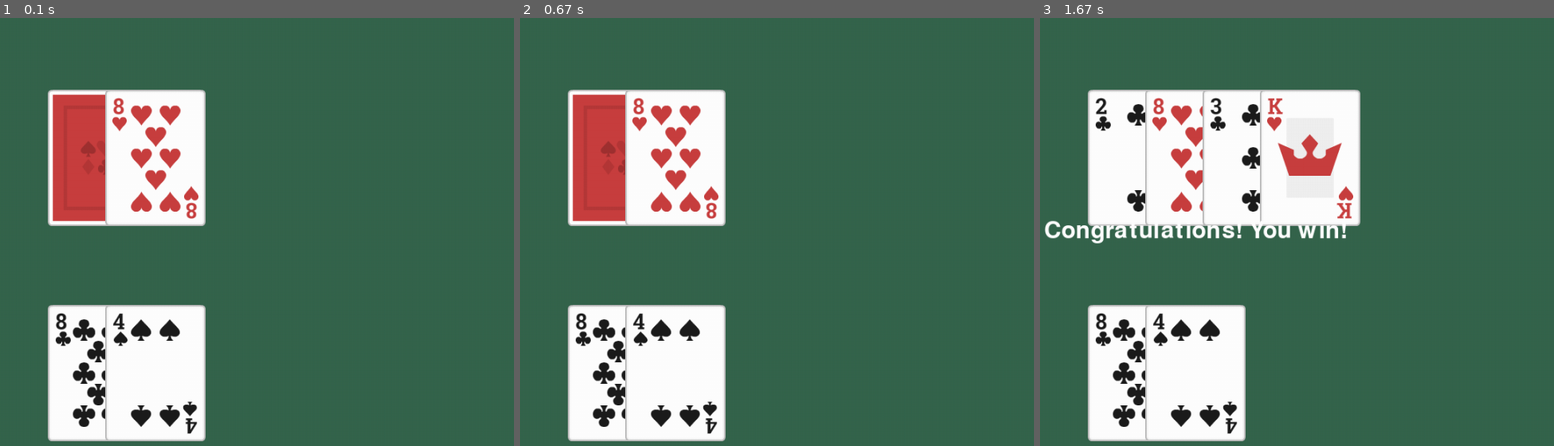
Above: before the commit, frames 1-3 (left to right).
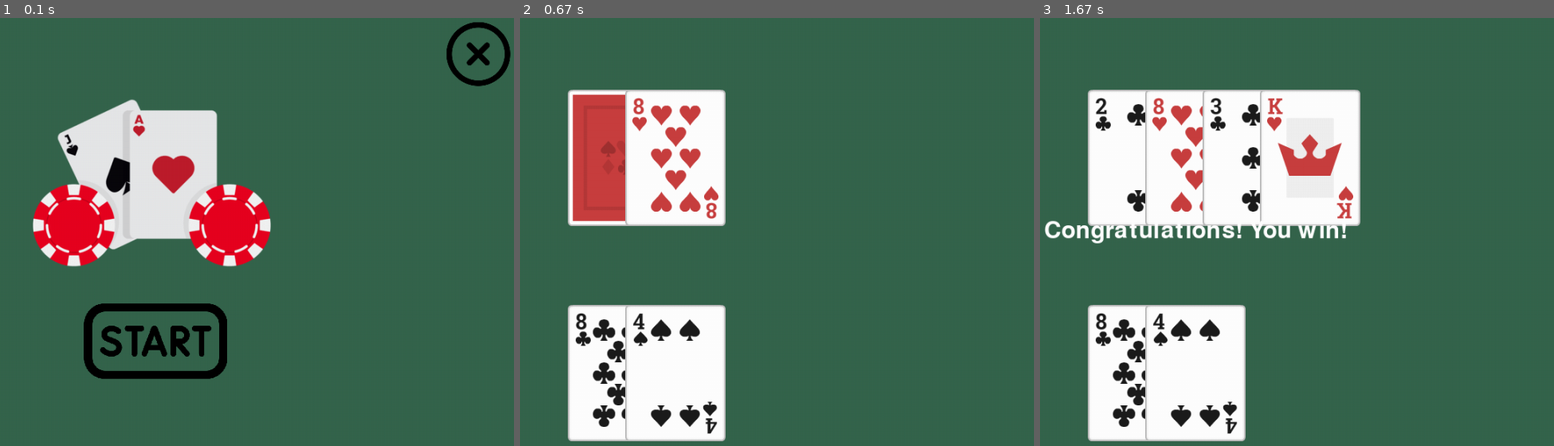
Above: after the commit, the same moments.

Repository: gracestalker/pygame_2_cards
Game: pygame game, started from game.py
Two runs of this game, one before a commit and one after it. Both use one fixed random seed, a clock stepped at 60 frames per second and the inputs below.
Inputs (mouse positions are in pixels of both pictures, inside the frame that each line leads up to):
- Up to frame 1 (0.1 s): no input
- Up to frame 2 (0.67 s): press the mouse at (674, 339) at 0.37 s; move the mouse to (561, 334) at 0.47 s; release the mouse at (outside the picture) at 0.6 s
- Up to frame 3 (1.67 s): tap S at 0.67 s

The runs differ from the first frame. In frame 1, 24% of the frame differs, in the area x 6-100%, y 0-99%; in frame 2, nothing differs; in frame 3, nothing differs.

Commit message:
cleaning up my game

Diff:
--- a/blackjack.py
+++ /dev/null
@@ -1,149 +0,0 @@
-import pygame
-import random
-import os
-import helpers
-
-# Initialize variables of game
-width = 1000
-height = 600
-table_color = (53, 101, 77)
-card_back = pygame.image.load('assets/kenney_boardgame-pack/PNG/Cards/cardBack_red5.png')
-title_color = (0, 0, 255)
-
-
-# create a dictionary for the images to be loaded into the game
-card_images = {}
-suits = ['clubs', 'diamonds', 'hearts', 'spades']
-values = ['2', '3', '4', '5', '6', '7', '8', '9', '10', 'A', 'J', 'Q', 'K']
-
-# loop for images instead of creating each individual card variable
-for suit in suits:
-    for value in values:
-        image_path = os.path.join('assets', 'kenney_boardgame-pack', 'PNG', 'Cards', f"card{suit.title()}{value}.png")
-        if os.path.exists(image_path):
-            card_images[(value, suit.title())] = pygame.image.load(image_path)
-        # this debugs the game so it doesn't crash
-        else:
-            print(f"Missing image: {image_path}")
-
-# define card values to determine score during game
-card_values = {'2': 2, '3': 3, '4': 4, '5': 5, '6': 6, '7': 7, '8': 8, '9': 9, '10': 10, 'A': 11, 'J': 10, 'Q': 10, 'K': 10}
-
-
-
-### functions for game ###
-
-# creates and shuffles the deck for the game using list comprehension. ex: ('2', 'Clubs'), ('2', 'Hearts')...
-def create_deck():
-    deck = [(value, suit.title()) for value in values for suit in suits]
-    random.shuffle(deck)
-    return deck
-
-def score(player_total, dealer_total):
-
-    pygame.font.init()
-
-    # Initializes score and bet
-    score = 0
-    bet = 0
-
-    # Load chip images
-    red = pygame.image.load('assets/kenney_boardgame-pack/PNG/Chips/chipRedWhite.png')
-    green = pygame.image.load('assets/kenney_boardgame-pack/PNG/Chips/chipGreenWhite.png')
-    blue = pygame.image.load('assets/kenney_boardgame-pack/PNG/Chips/chipBlueWhite.png')
-    chips = {'red': 10, 'green': 50, 'blue': 100}
-
-    # Simulating a bet selection (update logic as per your game)
-    selected_chip = 'red'  # Example selection
-    bet = chips[selected_chip]
-
-    # Calculate the score based on the result
-    if player_total > dealer_total:
-        score += bet
-    elif player_total < dealer_total:
-        score -= bet
-    # No change to the score if player_total == dealer_total
-
-    # Render score text for display
-    font = pygame.font.Font(None, 36)  # Font size 36
-    score_text = font.render(f'Score: {score}', True, (255, 255, 255))
-
-    return score, score_text
-
-
-
-
-# game loop to help shorten code
-def main():
-    pygame.init()
-    pygame.font.init()
-    screen = pygame.display.set_mode((width, height))
-    # caption means game title at the top of the screen
-    pygame.display.set_caption("Blackjack")
-
-    # initializing background
-    background = helpers.build_background(width, height, table_color)
-
-    # setting up the game/creating a new deck and removing the cards so there are not duplicates to the game
-    deck = create_deck()
-    player_hand = [deck.pop(), deck.pop()]
-    dealer_hand = [deck.pop(), deck.pop()]
-    # if it is still the players turn, it will not be the dealer's turn to draw cards yet
-    player_turn = True
-    game_over = False
-
-    # main game loop
-    running = True
-    while running:
-        # starting the background from the top of the screen
-        screen.blit(background, (0, 0))
-
-        # deal hands to player and dealer in their spots
-        helpers.display_hand(screen, dealer_hand, 100, 100, card_images, card_back, hidden=player_turn)
-        helpers.display_hand(screen, player_hand, 100, 400, card_images, card_back)
-
-        # after the game ends, show the results of the game
-        if game_over:
-            player_total = helpers.calculate_hand(player_hand, card_values)
-            dealer_total = helpers.calculate_hand(dealer_hand, card_values)
-            result = ""
-            if player_total > 21:
-                result = "Bust! Dealer wins."
-            elif dealer_total > 21 or player_total > dealer_total:
-                result = "Congratulations! You win!"
-            elif player_total < dealer_total:
-                result = "You lost! Dealer wins."
-            else:
-                result = "It's a tie!"
-
-            helpers.result_screen(result, screen, width, height)
-
-
-        # event handling and initializing keys for game
-        for event in pygame.event.get():
-            if event.type == pygame.QUIT:
-                running = False
-
-            if player_turn and not game_over:
-                if event.type == pygame.KEYDOWN:
-                    # this is to hit and gain a card for your hand
-                    if event.key == pygame.K_h:
-                        player_hand.append(deck.pop())
-                        if helpers.calculate_hand(player_hand, card_values) > 21:
-                            player_turn = False
-                            game_over = True
-                    # this is to stop drawing cards and keep your hand.
-                    elif event.key == pygame.K_s:  # Stand
-                        player_turn = False
-                        # allows dealer to draw if their total is greater than 17
-                        while helpers.calculate_hand(dealer_hand, card_values) < 17:
-                            dealer_hand.append(deck.pop())
-                        game_over = True
-
-        pygame.display.flip()
-
-    pygame.quit()
-
-# Run the game
-if __name__ == "__main__":
-    main()
--- a/button.py
+++ /dev/null
@@ -1,67 +0,0 @@
-import pygame
-import button
-
-width = 800
-height = 500
-
-screen = pygame.display.set_mode((width, height))
-pygame.display.set_caption('Button Demo')
-
-start_image = pygame.image.load('assets/kenney_boardgame-pack/PNG/background/start_btn.png')
-quit_image = pygame.image.load('assets/kenney_boardgame-pack/PNG/background/quit_btn.png')
-blackjack_logo = pygame.image.load('assets/kenney_boardgame-pack/PNG/background/blackjack.png')
-
-# changing the image sizes
-new_width = 200
-new_heightS = 200
-new_heightQ = 100
-
-start_image = pygame.transform.scale(start_image, (new_width, new_heightS))
-quit_image = pygame.transform.scale(quit_image, (new_heightQ, new_heightQ))
-
-
-# button class
-class Button():
-    def __init__(self, x, y, image):
-        self.image = image
-        self.rect = self.image.get_rect()
-        self.rect.topleft = (x,y)
-        self.clicked = False
-
-    def draw(self):
-
-        # get mouse position
-        pos = pygame.mouse.get_pos()
-
-        # check mouseover and clicked conditions
-        if self.rect.collidepoint(pos):
-            if pygame.mouse.get_pressed()[0] == 1 and self.clicked == False:
-                self.clicked = True
-
-
-        # draw buttons
-        screen.blit(self.image, (self.rect.x,self.rect.y))
-
-
-# create button instance
-start_button = Button(300, 250, start_image)
-quit_button = Button(700, 0, quit_image)
-blackjack_logo = Button(230, -10, blackjack_logo)
-
-
-run = True
-while run:
-
-    screen.fill((53, 101, 77))
-
-    start_button.draw()
-    quit_button.draw()
-    blackjack_logo.draw()
-
-    # event handler
-    for event in pygame.event.get():
-        # quit game
-        if event.type == pygame.QUIT:
-            run = False
-
-    pygame.display.update()
--- /dev/null
+++ b/buttons.py
@@ -0,0 +1,31 @@
+# button class
+import pygame
+
+class Button():
+    def __init__(self, x, y, image):
+        self.image = image
+        self.rect = self.image.get_rect()
+        self.rect.topleft = (x,y)
+        self.clicked = False
+
+    def draw(self, screen):
+
+        action = False
+
+        # get mouse position
+        pos = pygame.mouse.get_pos()
+
+        # check mouseover and clicked conditions
+        if self.rect.collidepoint(pos):
+            if pygame.mouse.get_pressed()[0] == 1 and self.clicked == False:
+                self.clicked = True
+                action = True
+
+        if pygame.mouse.get_pressed()[0] == 0:
+            self.clicked = False
+
+
+        # draw buttons
+        screen.blit(self.image, (self.rect.x,self.rect.y))
+
+        return action
--- a/game.py
+++ b/game.py
@@ -1,7 +1,9 @@
 import pygame
 import random
 import os
-import helpers
+import hands
+from titlescreen import title_screen
+
 
 # Initialize variables of game
 width = 1000
@@ -39,50 +41,12 @@
     random.shuffle(deck)
     return deck
 
-def score(player_total, dealer_total):
 
-    pygame.font.init()
+def main_game(screen):
+    # initializing background
+    background = hands.build_background(width, height, table_color)
 
-    # Initializes score and bet
-    score = 0
-    bet = 0
-
-    # Load chip images
-    red = pygame.image.load('assets/kenney_boardgame-pack/PNG/Chips/chipRedWhite.png')
-    green = pygame.image.load('assets/kenney_boardgame-pack/PNG/Chips/chipGreenWhite.png')
-    blue = pygame.image.load('assets/kenney_boardgame-pack/PNG/Chips/chipBlueWhite.png')
-    chips = {'red': 10, 'green': 50, 'blue': 100}
-
-    # Simulating a bet selection (update logic as per your game)
-    selected_chip = 'red'  # Example selection
-    bet = chips[selected_chip]
-
-    # Calculate the score based on the result
-    if player_total > dealer_total:
-        score += bet
-    elif player_total < dealer_total:
-        score -= bet
-    # No change to the score if player_total == dealer_total
-
-    # Render score text for display
-    font = pygame.font.Font(None, 36)  # Font size 36
-    score_text = font.render(f'Score: {score}', True, (255, 255, 255))
-
-    return score, score_text
-
-
-# game loop to help shorten code
-def main():
-    pygame.init()
-    pygame.font.init()
-    screen = pygame.display.set_mode((width, height))
-    # caption means game title at the top of the screen
-    pygame.display.set_caption("Blackjack")
-
-    # initializing background
-    background = helpers.build_background(width, height, table_color)
-
-    # setting up the game/creating a new deck and removing the cards so there are not duplicates to the game
+    # set up game
     deck = create_deck()
     player_hand = [deck.pop(), deck.pop()]
     dealer_hand = [deck.pop(), deck.pop()]
@@ -90,20 +54,19 @@
     player_turn = True
     game_over = False
 
-    # main game loop
     running = True
     while running:
         # starting the background from the top of the screen
         screen.blit(background, (0, 0))
 
         # deal hands to player and dealer in their spots
-        helpers.display_hand(screen, dealer_hand, 100, 100, card_images, card_back, hidden=player_turn)
-        helpers.display_hand(screen, player_hand, 100, 400, card_images, card_back)
+        hands.display_hand(screen, dealer_hand, 100, 100, card_images, card_back, hidden=player_turn)
+        hands.display_hand(screen, player_hand, 100, 400, card_images, card_back)
 
         # after the game ends, show the results of the game
         if game_over:
-            player_total = helpers.calculate_hand(player_hand, card_values)
-            dealer_total = helpers.calculate_hand(dealer_hand, card_values)
+            player_total = hands.calculate_hand(player_hand, card_values)
+            dealer_total = hands.calculate_hand(dealer_hand, card_values)
             result = ""
             if player_total > 21:
                 result = "Bust! Dealer wins."
@@ -114,7 +77,7 @@
             else:
                 result = "It's a tie!"
 
-            helpers.result_screen(result, screen, width, height)
+            hands.result_screen(result, screen, width, height)
 
 
         # event handling and initializing keys for game
@@ -127,18 +90,33 @@
                     # this is to hit and gain a card for your hand
                     if event.key == pygame.K_h:
                         player_hand.append(deck.pop())
-                        if helpers.calculate_hand(player_hand, card_values) > 21:
+                        if hands.calculate_hand(player_hand, card_values) > 21:
                             player_turn = False
                             game_over = True
                     # this is to stop drawing cards and keep your hand.
                     elif event.key == pygame.K_s:  # Stand
                         player_turn = False
                         # allows dealer to draw if their total is greater than 17
-                        while helpers.calculate_hand(dealer_hand, card_values) < 17:
+                        while hands.calculate_hand(dealer_hand, card_values) < 17:
                             dealer_hand.append(deck.pop())
                         game_over = True
 
         pygame.display.flip()
+
+
+# game loop to help shorten code
+def main():
+
+    pygame.init()
+    screen = pygame.display.set_mode((width, height))
+    # caption means game title at the top of the screen
+    pygame.display.set_caption("Blackjack")
+
+    # title screen loop
+    show_game = title_screen(screen)
+    if show_game:
+        # start main game
+        main_game(screen)
 
     pygame.quit()
 
--- /dev/null
+++ b/titlescreen.py
@@ -0,0 +1,51 @@
+import pygame
+import buttons
+
+# function for my title screen to start the game
+def title_screen(screen):
+
+
+    start_image = pygame.image.load('assets/kenney_boardgame-pack/PNG/background/start_btn.png')
+    quit_image = pygame.image.load('assets/kenney_boardgame-pack/PNG/background/quit_btn.png')
+    blackjack_logo = pygame.image.load('assets/kenney_boardgame-pack/PNG/background/blackjack.png')
+
+    # changing the image sizes
+    new_width = 200
+    new_heightS = 200
+    new_heightQ = 100
+
+    start_image = pygame.transform.scale(start_image, (new_width, new_heightS))
+    quit_image = pygame.transform.scale(quit_image, (new_heightQ, new_heightQ))
+
+
+    # create button instance
+    start_button = buttons.Button(400, 350, start_image)
+    quit_button = buttons.Button(900, 0, quit_image)
+    blackjack_logo = buttons.Button(315, 50, blackjack_logo)
+
+
+    run = True
+    while run:
+
+        screen.fill((53, 101, 77))
+
+        if start_button.draw(screen):
+            print('START')
+            return True
+
+        if quit_button.draw(screen):
+            print('QUIT')
+            pygame.quit()
+            return False
+
+        #draw game logo
+        blackjack_logo.draw(screen)
+
+        # event handler
+        for event in pygame.event.get():
+            # quit game
+            if event.type == pygame.QUIT:
+                pygame.quit()
+                return False
+
+        pygame.display.flip()
Binary file removed: assets/321_100.jpg
Binary file removed: assets/tile_0050.png
Renamed: helpers.py -> hands.py
Not shown, removed: assets/impactGeneric_light_002.ogg
Not shown, removed: assets/impactGlass_heavy_001.ogg
